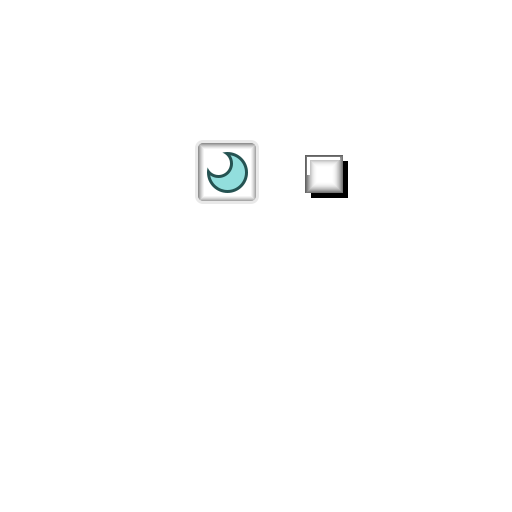
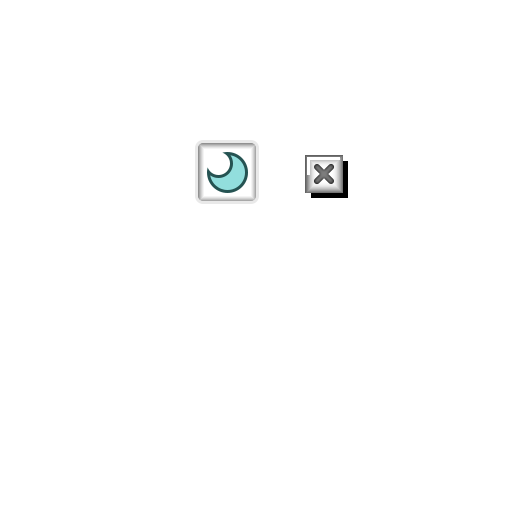
Before/after of a 512×512 layered artwork. What changed in the layer stack:
added layer "Rounded Rectangle 3 copy" above "Layer 2" over (313, 163, 335, 185)
